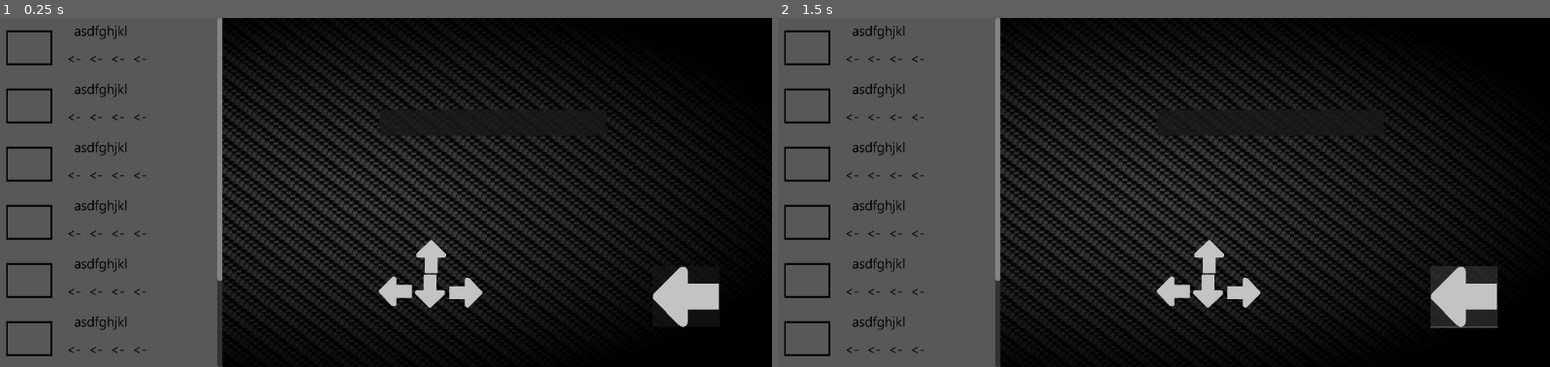
Above: before the commit, frames 1-2 (left to right).
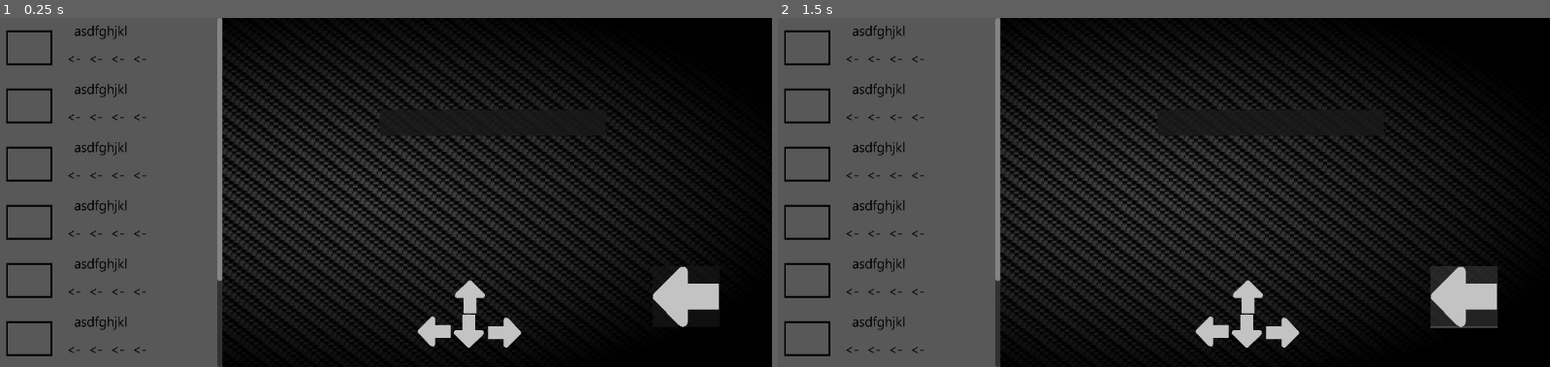
Above: after the commit, the same moments.

Repository: StephenScarlett/Stratagem-Project
Game: Godot game, scene res://main.tscn
Two runs of this game, one before a commit and one after it. Both use one fixed random seed, a clock stepped at 60 frames per second and the inputs below.
Inputs (mouse positions are in pixels of both pictures, inside the frame that each line leads up to):
- Up to frame 1 (0.25 s): no input
- Up to frame 2 (1.5 s): click (1465, 297) at 0.5 s; click (1465, 297) at 1.25 s

The runs differ from the first frame. In frame 1, 1.4% of the frame differs, in the area x 48-68%, y 63-95%; in frame 2, 1.4%.
Error after the commit: Parse Error: Not all code paths return a value. (res://Scripts/Stratagem)

Commit message:
new buttons

Diff:
--- /dev/null
+++ b/Stratagem Project File/Scripts/Control2.gd
@@ -0,0 +1,21 @@
+extends Control
+
+class_name ButtonMap
+
+func _ready():
+	pass
+
+func _process(delta):
+	pass
+
+func _on_left_pressed():
+	return "Left"
+
+func _on_right_pressed():
+	pass
+
+func _on_up_pressed():
+	pass
+
+func _on_down_pressed():
+	pass
--- a/Stratagem Project File/Scripts/Down.gd
+++ /dev/null
@@ -1,11 +0,0 @@
-extends TouchScreenButton
-
-
-# Called when the node enters the scene tree for the first time.
-func _ready():
-	pass # Replace with function body.
-
-
-# Called every frame. 'delta' is the elapsed time since the previous frame.
-func _process(delta):
-	pass
--- a/Stratagem Project File/Scripts/Left.gd
+++ /dev/null
@@ -1,7 +0,0 @@
-extends TouchScreenButton
-
-func _ready():
-	pass
-
-func _process(delta):
-	pass
--- a/Stratagem Project File/Scripts/Right.gd
+++ /dev/null
@@ -1,11 +0,0 @@
-extends TouchScreenButton
-
-
-# Called when the node enters the scene tree for the first time.
-func _ready():
-	pass # Replace with function body.
-
-
-# Called every frame. 'delta' is the elapsed time since the previous frame.
-func _process(delta):
-	pass
--- a/Stratagem Project File/Scripts/Stratagem Panel.gd
+++ b/Stratagem Project File/Scripts/Stratagem Panel.gd
@@ -11,6 +11,9 @@
 func _process(delta):
 	pass
 
+func getInputs() -> Array:
+	pass
+
 func stratagem1() -> Array:
 	$PanelContainer/Panel/TextureRect.texture = $ScrollContainer/VBoxContainer/Control/MarginContainer/TextureRect.texture
 	stratagemarr = ["Left","Left","Left","Left"]
--- a/Stratagem Project File/Scripts/Up.gd
+++ /dev/null
@@ -1,11 +0,0 @@
-extends TouchScreenButton
-
-
-# Called when the node enters the scene tree for the first time.
-func _ready():
-	pass # Replace with function body.
-
-
-# Called every frame. 'delta' is the elapsed time since the previous frame.
-func _process(delta):
-	pass
--- a/Stratagem Project File/Scripts/main.gd
+++ b/Stratagem Project File/Scripts/main.gd
@@ -8,17 +8,3 @@
 
 func _on_button_pressed():
 	print("Test Output")
-
-func _on_right_pressed():
-	pass
-
-func _on_left_pressed():
-	var stratagem = Stratagem.new() #calls
-	var newarr = stratagem.inputarr + ["Left"] #trying to get inputs from stratagem
-	print(newarr)
-
-func _on_up_pressed():
-	pass
-
-func _on_down_pressed():
-	pass
--- a/Stratagem Project File/main.tscn
+++ b/Stratagem Project File/main.tscn
@@ -1,13 +1,10 @@
-[gd_scene load_steps=9 format=3 uid="uid://vfxig6jng4bp"]
+[gd_scene load_steps=6 format=3 uid="uid://vfxig6jng4bp"]
 
 [ext_resource type="Script" path="res://Scripts/main.gd" id="1_7lrpa"]
 [ext_resource type="Texture2D" uid="uid://cwywu6c1uvi3t" path="res://Assets/Black Background.jpg" id="1_08eq0"]
 [ext_resource type="Texture2D" uid="uid://wfwg8ym2og2h" path="res://Assets/Arrow.png" id="3_ai0w3"]
 [ext_resource type="PackedScene" uid="uid://k6ul76xuaukw" path="res://Stratagem Panel.tscn" id="4_dn3xc"]
-[ext_resource type="Script" path="res://Scripts/Left.gd" id="5_2olea"]
-[ext_resource type="Script" path="res://Scripts/Right.gd" id="6_3v8yh"]
-[ext_resource type="Script" path="res://Scripts/Up.gd" id="7_ndc63"]
-[ext_resource type="Script" path="res://Scripts/Down.gd" id="8_rtgm8"]
+[ext_resource type="Script" path="res://Scripts/Control2.gd" id="5_e1ajt"]
 
 [node name="Node" type="Node"]
 script = ExtResource("1_7lrpa")
@@ -39,35 +36,46 @@
 scale = Vector2(0.2, 0.2)
 icon = ExtResource("3_ai0w3")
 
-[node name="Left" type="TouchScreenButton" parent="."]
-position = Vector2(592, 400)
+[node name="Control2" type="Control" parent="."]
+layout_mode = 3
+anchors_preset = 8
+anchor_left = 0.5
+anchor_top = 0.5
+anchor_right = 0.5
+anchor_bottom = 0.5
+offset_left = 40.0
+offset_top = 42.0
+offset_right = 80.0
+offset_bottom = 82.0
+grow_horizontal = 2
+grow_vertical = 2
+script = ExtResource("5_e1ajt")
+
+[node name="Left" type="TouchScreenButton" parent="Control2"]
+position = Vector2(12, 150)
 scale = Vector2(0.1, 0.1)
 texture_normal = ExtResource("3_ai0w3")
-script = ExtResource("5_2olea")
 
-[node name="Right" type="TouchScreenButton" parent="."]
-position = Vector2(752, 448)
-rotation = 3.14159
+[node name="Right" type="TouchScreenButton" parent="Control2"]
+position = Vector2(172, 198)
+rotation = -3.14159
 scale = Vector2(0.1, 0.1)
 texture_normal = ExtResource("3_ai0w3")
-script = ExtResource("6_3v8yh")
 
-[node name="Up" type="TouchScreenButton" parent="."]
-position = Vector2(696, 344)
+[node name="Up" type="TouchScreenButton" parent="Control2"]
+position = Vector2(116, 94)
 rotation = 1.5708
 scale = Vector2(0.1, 0.1)
 texture_normal = ExtResource("3_ai0w3")
-script = ExtResource("7_ndc63")
 
-[node name="Down" type="TouchScreenButton" parent="."]
-position = Vector2(648, 448)
-rotation = 4.71239
+[node name="Down" type="TouchScreenButton" parent="Control2"]
+position = Vector2(68, 198)
+rotation = -1.5708
 scale = Vector2(0.1, 0.1)
 texture_normal = ExtResource("3_ai0w3")
-script = ExtResource("8_rtgm8")
 
 [connection signal="pressed" from="Button" to="." method="_on_button_pressed"]
-[connection signal="pressed" from="Left" to="." method="_on_left_pressed"]
-[connection signal="pressed" from="Right" to="." method="_on_right_pressed"]
-[connection signal="pressed" from="Up" to="." method="_on_up_pressed"]
-[connection signal="pressed" from="Down" to="." method="_on_down_pressed"]
+[connection signal="pressed" from="Control2/Left" to="Control2" method="_on_left_pressed"]
+[connection signal="pressed" from="Control2/Right" to="Control2" method="_on_right_pressed"]
+[connection signal="pressed" from="Control2/Up" to="Control2" method="_on_up_pressed"]
+[connection signal="pressed" from="Control2/Down" to="Control2" method="_on_down_pressed"]
